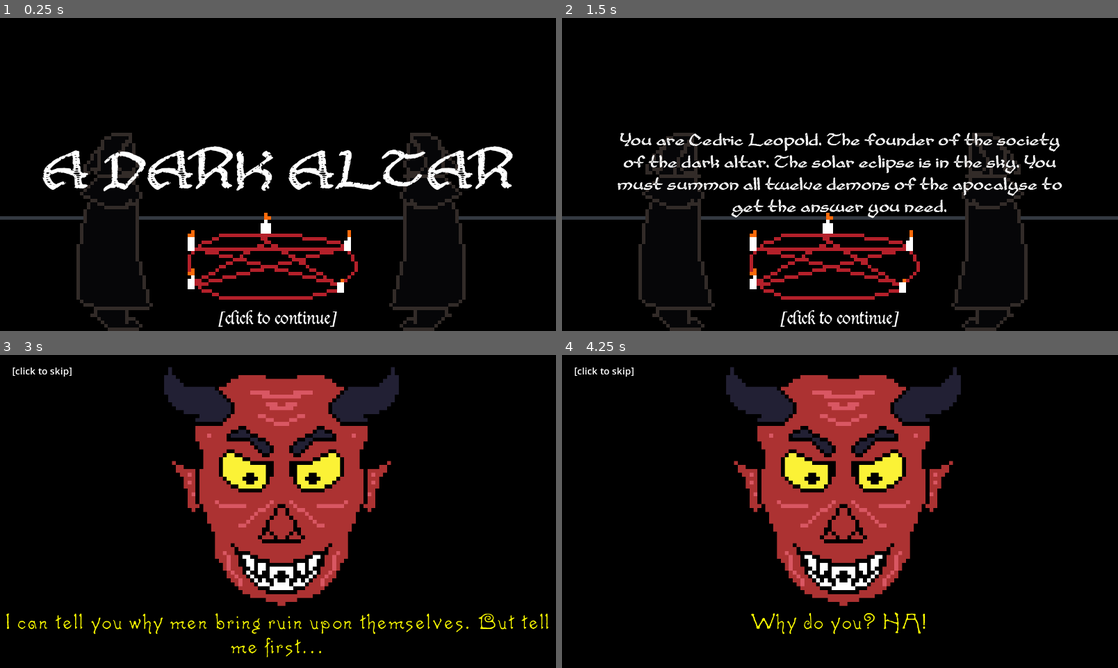
Above: before the commit, frames 1-4 (two rows, left to right).
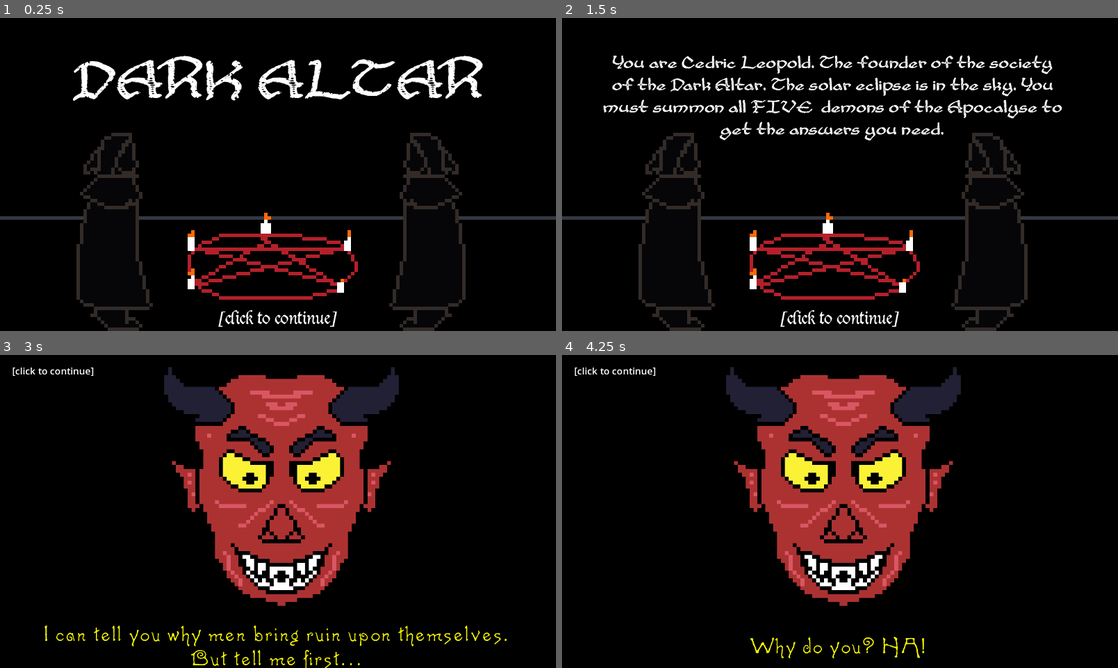
Above: after the commit, the same moments.

Repository: adrientremblay/ld55
Game: Godot game, scene res://scenes/title_screen.tscn
Same seed, same stepped clock (60 frames per second), same inputs: the game is played once before the commit and once after it.
Inputs (mouse positions are in pixels of both pictures, inside the frame that each line leads up to):
- Up to frame 1 (0.25 s): no input
- Up to frame 2 (1.5 s): tap Enter at 0.5, 1.25 s; move the mouse to (962, 158) at 0.52 s; press the mouse at (962, 158) at 0.53 s; move the mouse to (728, 190) at 1.27 s; release the mouse at (728, 190) at 1.28 s; click (728, 190) at 1.35 s
- Up to frame 3 (3 s): tap Enter at 2 s; move the mouse to (333, 442) at 2.02 s; press the mouse at (333, 442) at 2.03 s; tap Space (skip_level) at 2.75 s; move the mouse to (500, 502) at 2.77 s; release the mouse at (500, 502) at 2.78 s; click (500, 502) at 2.85 s
- Up to frame 4 (4.25 s): tap Enter at 3.5 s; move the mouse to (1006, 558) at 3.52 s; press the mouse at (1006, 558) at 3.53 s

The runs differ from the first frame. In frame 1, 7.3% of the frame differs, in the area x 7-93%, y 12-56%; in frame 2, 8.0%, in the area x 7-90%, y 12-64%; in frame 3, 2.5%; in frame 4, 0.9%.

Commit message:
Tweaked opening slides

Diff:
--- a/scenes/demon_scene.tscn
+++ b/scenes/demon_scene.tscn
@@ -149,19 +149,20 @@
 offset_right = 308.0
 offset_bottom = 13.0
 grow_vertical = 0
-text = "[click to skip]"
+text = "[click to continue]"
 label_settings = SubResource("LabelSettings_hf6am")
 
 [node name="SpeechBubble" type="Label" parent="."]
 modulate = Color(1, 1, 0, 1)
 layout_mode = 0
-offset_left = 1.0
+offset_left = 45.0
 offset_top = 589.0
-offset_right = 1278.0
+offset_right = 1231.0
 offset_bottom = 754.0
 text = "HELLO I AM A DEMON!!!HELLO I AM A DEMON!!!HELLO I AM A DEMON!!!HELLO I AM A DEMON!!!"
 label_settings = SubResource("LabelSettings_tnlri")
 horizontal_alignment = 1
+vertical_alignment = 1
 autowrap_mode = 2
 
 [node name="SummonSound" type="AudioStreamPlayer" parent="."]
--- a/scenes/title_screen.tscn
+++ b/scenes/title_screen.tscn
@@ -44,7 +44,7 @@
 label_settings = SubResource("LabelSettings_ajpjy")
 horizontal_alignment = 1
 
-[node name="Slide1" type="MarginContainer" parent="."]
+[node name="Slide1" type="Control" parent="."]
 visible = false
 layout_mode = 1
 anchors_preset = 15
@@ -54,12 +54,20 @@
 grow_vertical = 2
 
 [node name="Title" type="Label" parent="Slide1"]
-layout_mode = 2
-text = "A DARK ALTAR"
+layout_mode = 1
+anchors_preset = 5
+anchor_left = 0.5
+anchor_right = 0.5
+offset_left = -640.0
+offset_right = 640.0
+offset_bottom = 305.0
+grow_horizontal = 2
+text = "DARK ALTAR"
 label_settings = SubResource("LabelSettings_dmwv7")
 horizontal_alignment = 1
+vertical_alignment = 1
 
-[node name="Slide2" type="MarginContainer" parent="."]
+[node name="Slide2" type="Control" parent="."]
 visible = false
 layout_mode = 1
 anchors_preset = 15
@@ -67,34 +75,34 @@
 anchor_bottom = 1.0
 grow_horizontal = 2
 grow_vertical = 2
-theme_override_constants/margin_left = 100
-theme_override_constants/margin_top = 100
-theme_override_constants/margin_right = 100
-theme_override_constants/margin_bottom = 100
 
 [node name="Label" type="Label" parent="Slide2"]
 layout_mode = 2
-text = "The year is 1329. Science has answered many questions but not the questions of the soul. The church claims to have answers to these questions but offer no proof. Alas god rarely speaks to mortal men with words and angels do not answer to petty summons. Those thirsty for the forbidden knowledge of the cosmos are forced to turn to summoning demons..."
+offset_left = 96.0
+offset_top = 40.0
+offset_right = 1176.0
+offset_bottom = 394.0
+text = "It is the year 1329.  Science has answered many questions, but not the questions of the SOUL.  The church claim to have answers but offer no proof.  GOD nor ANGELS answer to petty summons.  Those thirsty for the cosmic knowledge are forced to turn to DEMONS."
 label_settings = SubResource("LabelSettings_0k0s3")
 horizontal_alignment = 1
 vertical_alignment = 1
 autowrap_mode = 2
 
-[node name="Slide3" type="MarginContainer" parent="."]
+[node name="Slide3" type="Control" parent="."]
 layout_mode = 1
 anchors_preset = 15
 anchor_right = 1.0
 anchor_bottom = 1.0
 grow_horizontal = 2
 grow_vertical = 2
-theme_override_constants/margin_left = 100
-theme_override_constants/margin_top = 100
-theme_override_constants/margin_right = 100
-theme_override_constants/margin_bottom = 100
 
 [node name="Label" type="Label" parent="Slide3"]
 layout_mode = 2
-text = "You are Cedric Leopold. The founder of the society of the dark altar. The solar eclipse is in the sky. You must summon all twelve demons of the apocalyse to get the answer you need."
+offset_left = 83.0
+offset_top = 81.0
+offset_right = 1163.0
+offset_bottom = 282.0
+text = "You are Cedric Leopold. The founder of the society of the Dark Altar. The solar eclipse is in the sky. You must summon all FIVE  demons of the Apocalyse to get the answers you need."
 label_settings = SubResource("LabelSettings_0k0s3")
 horizontal_alignment = 1
 vertical_alignment = 1
